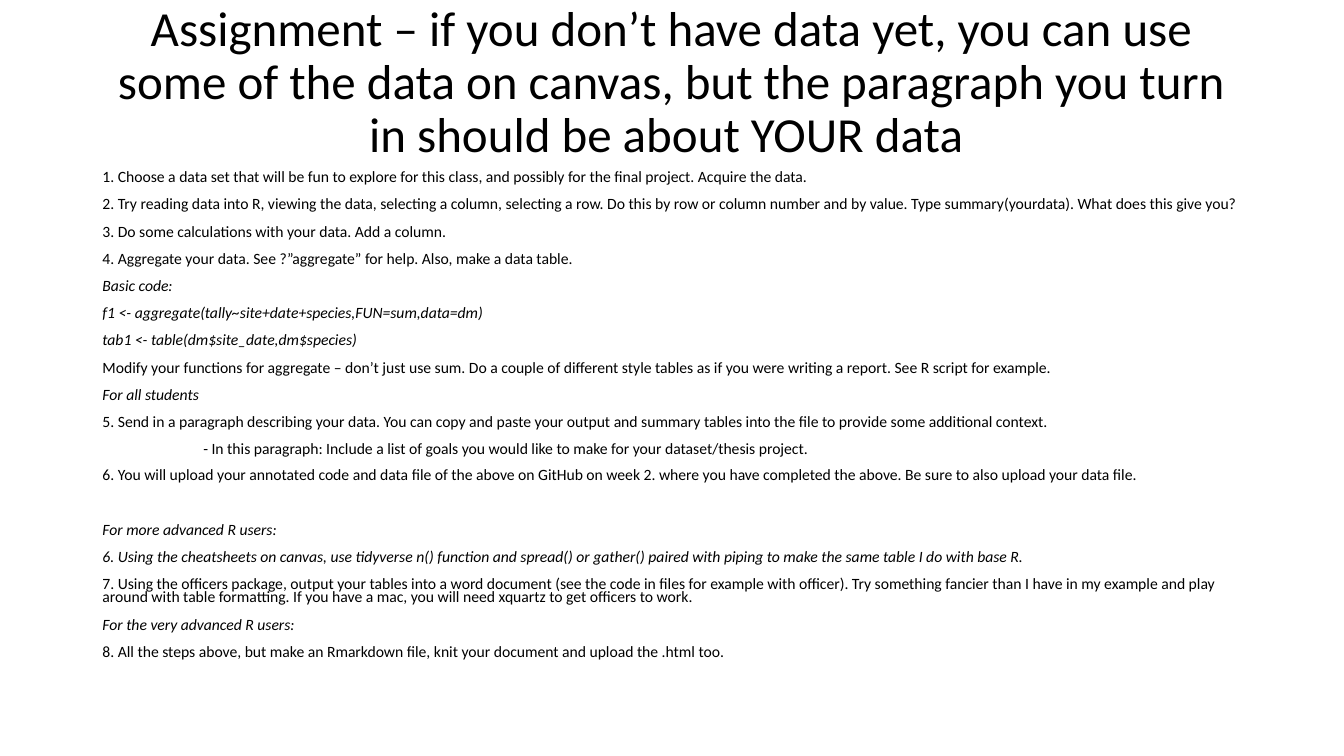
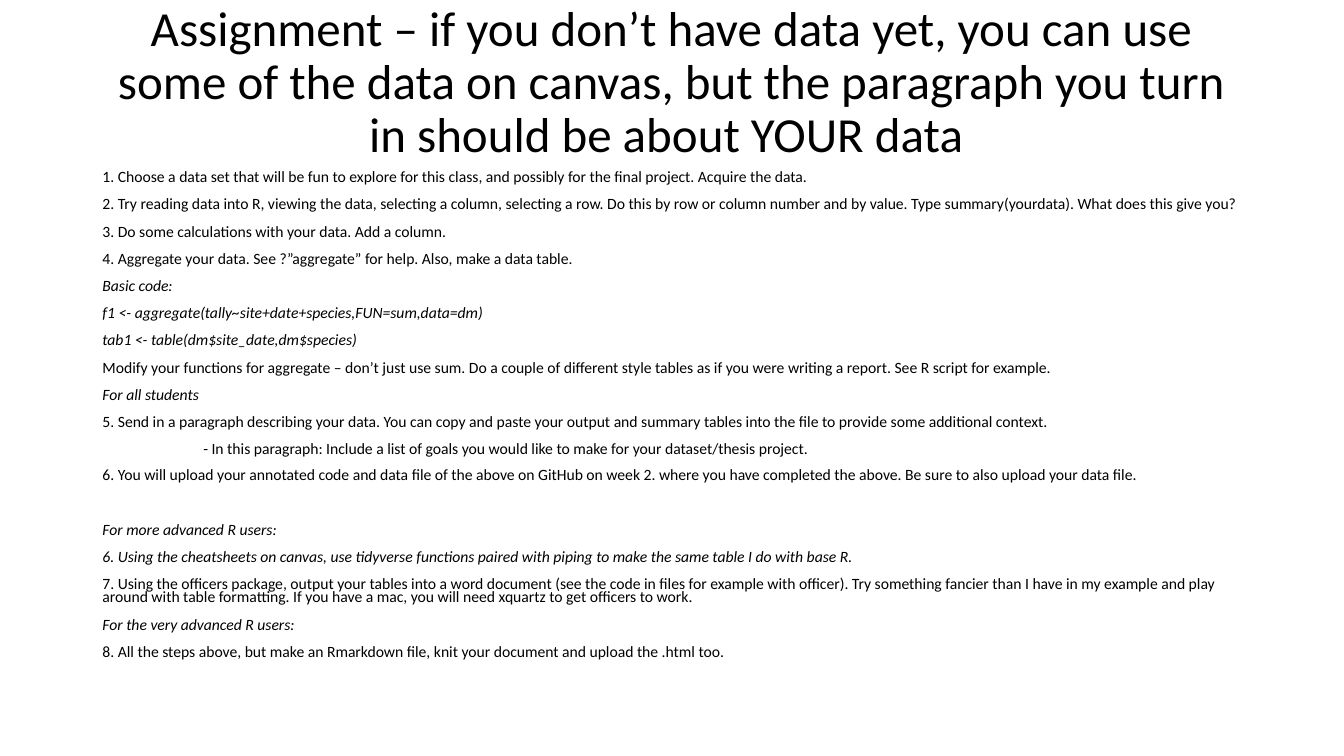
Before and after one commit to VTQuantMethodsEEB/klangwig, a slide deck: slide 8 of lectures/week_1_intro_to_R/ex1_intro_to_R.pptx. Drawn at 1344x756 pixels with LibreOffice and Linux fonts; fonts in the diff are those of the drawing. Boxes give left, top, right and bottom in pixels: in the first picture for what was removed or moved away, otherwise in the second. Text is boxed around its words. In the diff, an @@ line names an element or a change of style, - is before the commit and + after.

Commit message:
updated lectures and code

```diff
--- a/lectures/week_1_intro_to_R/ex1_intro_to_R.pptx
+++ b/lectures/week_1_intro_to_R/ex1_intro_to_R.pptx
@@ text at <box>102,551,853,565</box>: text changed @@
-6. Using the cheatsheets on canvas, use tidyverse n() function and spread() or gather() paired with piping to make the same table I do with base R.
+6. Using the cheatsheets on canvas, use tidyverse functions paired with piping to make the same table I do with base R.
```
Also in this commit, not shown: 2 other files.
